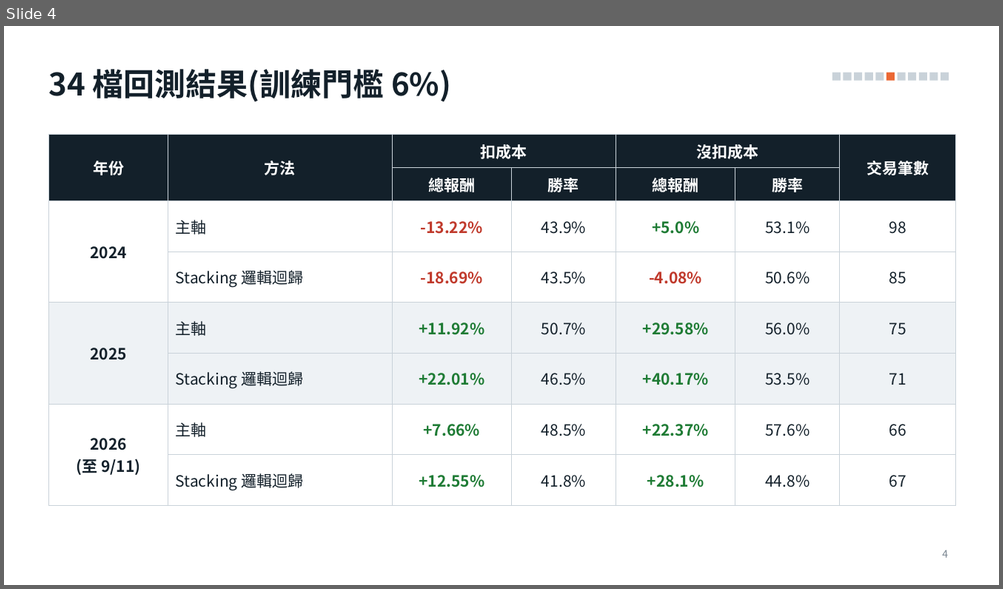
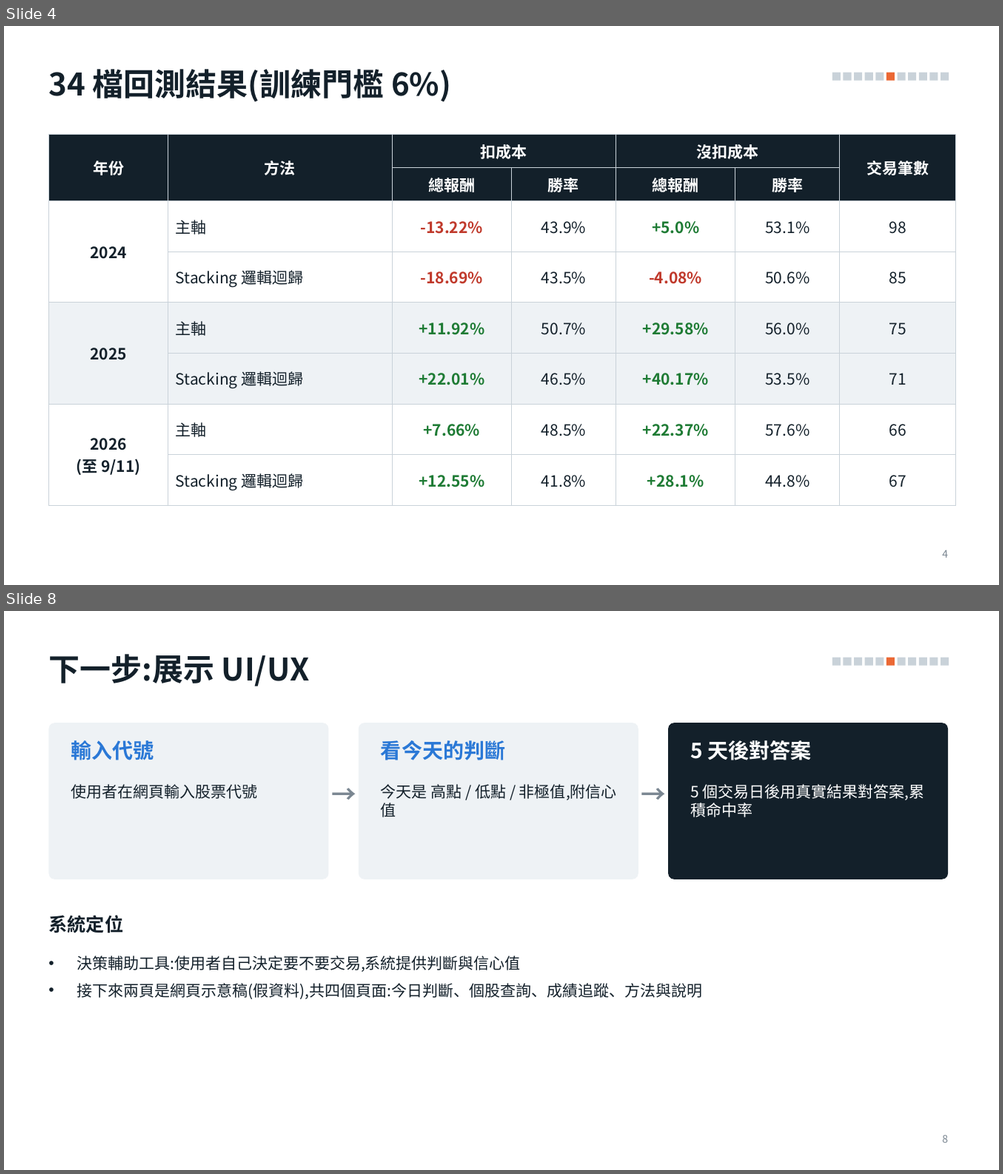
Before and after one commit to alextixu/fcukproject, a slide deck: method_kline_peak/report/kline_peak_report.pptx. Shown one above the other, each under a label of ours: slide 4 before the commit, slides 4 and 8 after it; the slides between them are not shown. The pictures are 1003x589 and 1003x1174 pixels, drawn with LibreOffice and Linux fonts; fonts in the diff are those of the drawing. Boxes give left, top, right and bottom in pixels: in the first picture for what was removed or moved away, otherwise in the second. Text is boxed around its words. In the diff, an @@ line names an element or a change of style, - is before the commit and + after.

```diff
--- a/method_kline_peak/report/kline_peak_report.pptx
+++ b/method_kline_peak/report/kline_peak_report.pptx
@@ slide 8 added at box(4, 611, 999, 1170), background #FFFFFF; not listed: 11 template elements that a slide beside it also shows @@
@@ title added at box(48, 654, 310, 686), 30 pt, text #13202A, bold @@
+下一步:展示 UI/UX
@@ rounded rectangle added at box(48, 723, 329, 880), fill #EEF2F5 @@
@@ text added at box(71, 741, 154, 760), 20 pt, text #2A78D6, bold @@
+輸入代號
@@ rounded rectangle added at box(358, 723, 638, 880), fill #EEF2F5 @@
@@ text added at box(381, 741, 505, 760), 20 pt, text #2A78D6, bold @@
+看今天的判斷
@@ rounded rectangle added at box(668, 723, 948, 880), fill #13202A @@
@@ text added at box(690, 741, 811, 760), 20 pt, text #FFFFFF, bold @@
+5 天後對答案
@@ text added at box(71, 784, 258, 799), 15 pt, text #13202A @@
+使用者在網頁輸入股票代號
@@ text added at box(331, 779, 357, 823), 24 pt, text #7A8691, bold @@
+→
@@ text added at box(381, 784, 617, 817), 15 pt, text #13202A @@
+今天是 高點 / 低點 / 非極值,附信心值
@@ text added at box(640, 779, 666, 823), 24 pt, text #7A8691, bold @@
+→
@@ text added at box(690, 784, 925, 817), 15 pt, text #FFFFFF @@
+5 個交易日後用真實結果對答案,累積命中率
@@ text added at box(48, 915, 123, 934), 18 pt, text #13202A, bold @@
+系統定位
@@ text added at box(77, 956, 702, 999), 15 pt, text #13202A @@
+• 決策輔助工具:使用者自己決定要不要交易,系統提供判斷與信心值
+• 接下來兩頁是網頁示意稿(假資料),共四個頁面:今日判斷、個股查詢、成績追蹤、方法與說明
@@ page number added at box(942, 1135, 948, 1143), 10 pt, text #7A8691 @@
+8
```
Also in this commit, not shown: 3 slides changed, 4 other slides added, 1 slide removed, 13 other files.
